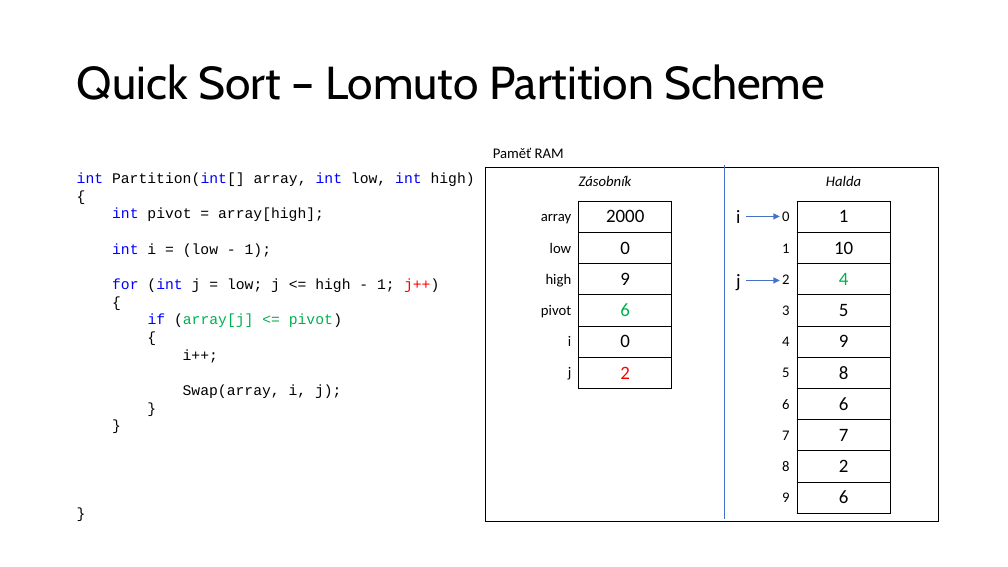
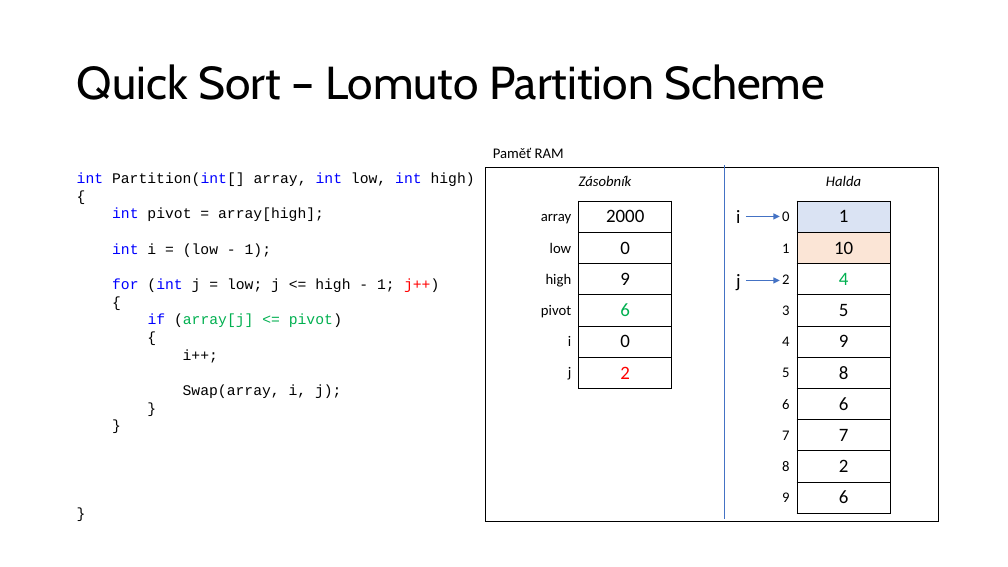
Before and after one commit to ekral/FAI, a slide deck: slide 16 of PA/seminar/Prezentace_seminar_ZAP_8_quick_sort.pptx (slide 13 before the commit). Drawn at 1008x567 pixels with LibreOffice and Linux fonts; fonts in the diff are those of the drawing. Boxes give left, top, right and bottom in pixels: in the first picture for what was removed or moved away, otherwise in the second. Text is boxed around its words. In the diff, an @@ line names an element or a change of style, - is before the commit and + after.

Commit message:
Quick Sort finished

```diff
--- a/PA/seminar/Prezentace_seminar_ZAP_8_quick_sort.pptx
+++ b/PA/seminar/Prezentace_seminar_ZAP_8_quick_sort.pptx
@@ table at <box>773,201,890,513</box> @@
@@ fill none to #DAE3F3 in row 1, column 2 @@
@@ fill none to #FBE5D6 in row 2, column 2 @@
```
Also in this commit, not shown: 23 other slides changed, 3 slides added.
